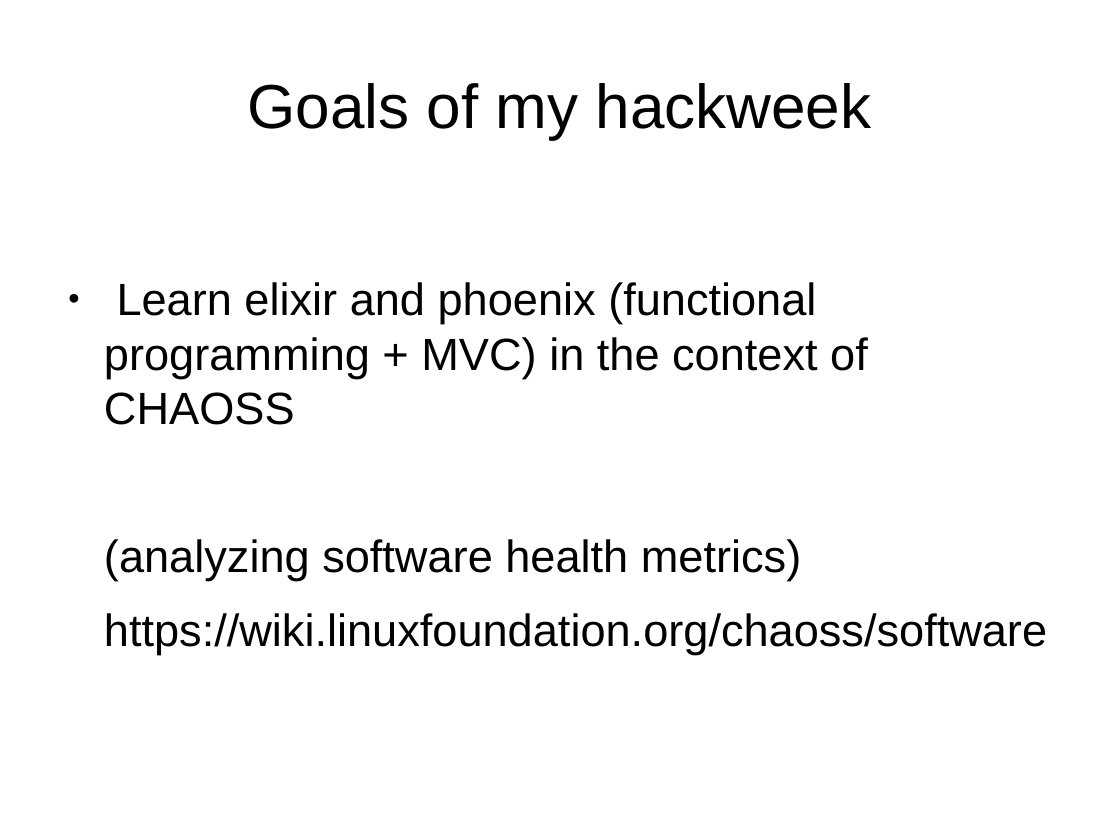
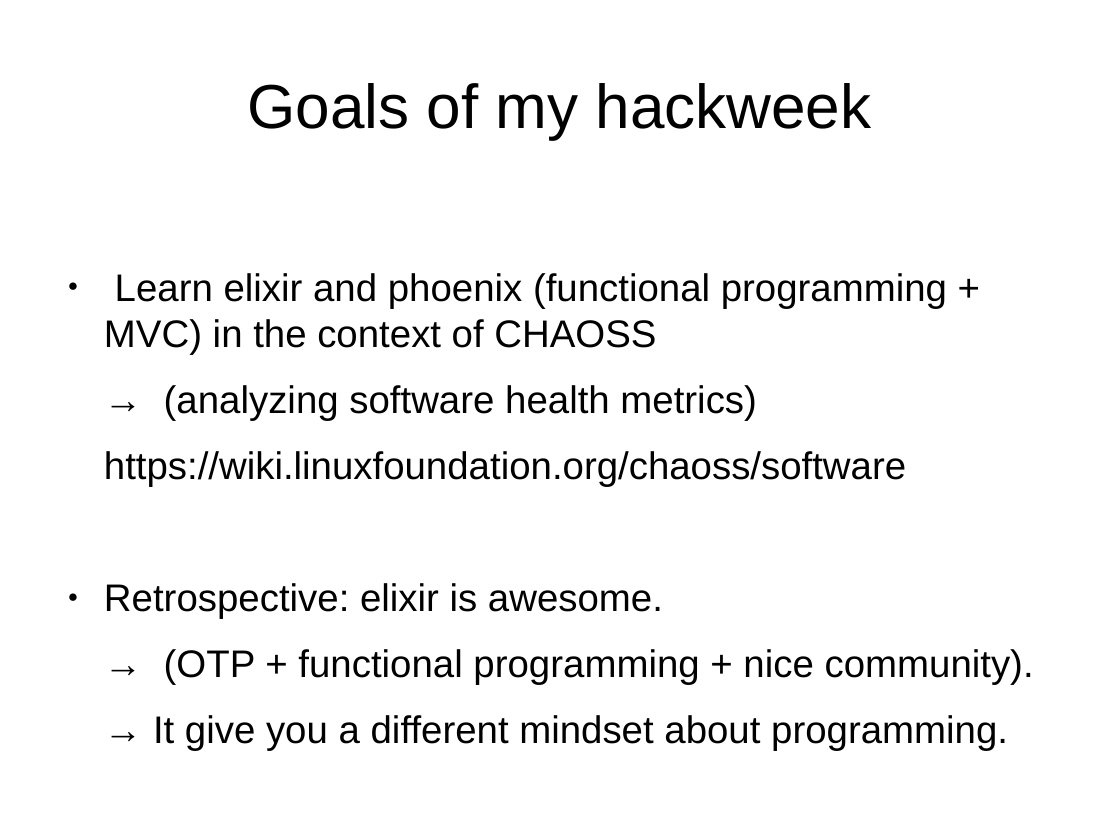
Before and after one commit to MalloZup/presentations, a slide deck: slide 3 of 2018/hackweek/elixir.odp. Drawn at 1120x840 pixels with LibreOffice and Linux fonts; fonts in the diff are those of the drawing. Boxes give left, top, right and bottom in pixels: in the first picture for what was removed or moved away, otherwise in the second. Text is boxed around its words. In the diff, an @@ line names an element or a change of style, - is before the commit and + after.

Commit message:
fix doc

```diff
--- a/2018/hackweek/elixir.odp
+++ b/2018/hackweek/elixir.odp
@@ text at (104,273,947,487): size 32 to 27.2 pt in "Learn elixir and phoenix (functional programming + ...", "https://wiki.linuxfoundation.org/chaoss/software" @@
@@ text at (164,385,757,420): text changed; size 32 to 27.2 pt @@
-(analyzing software health metrics)
+→ (analyzing software health metrics)
@@ text at (104,583,1034,751): paragraphs added @@
+● Retrospective: elixir is awesome.
+→ (OTP + functional programming + nice community).
+→ It give you a different mindset about programming.
```
Also in this commit, not shown: 2 other slides changed.
